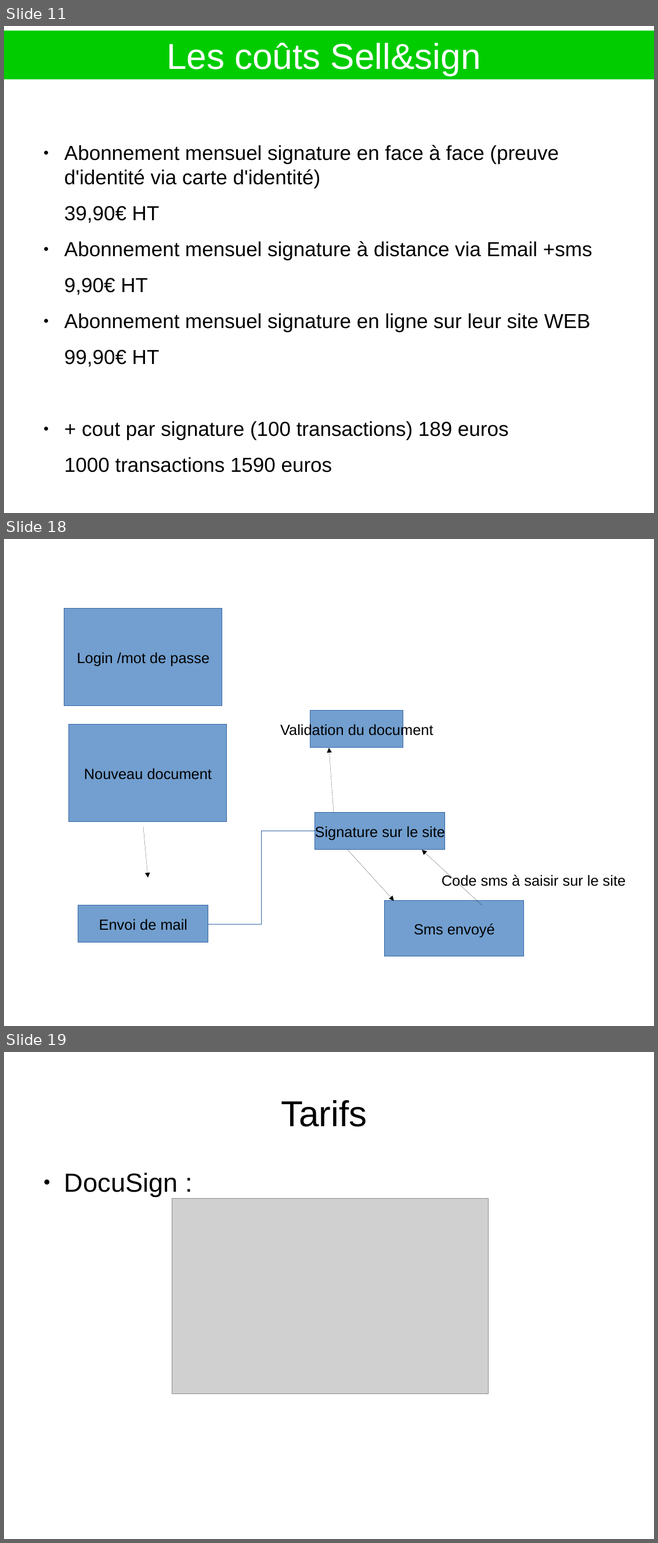
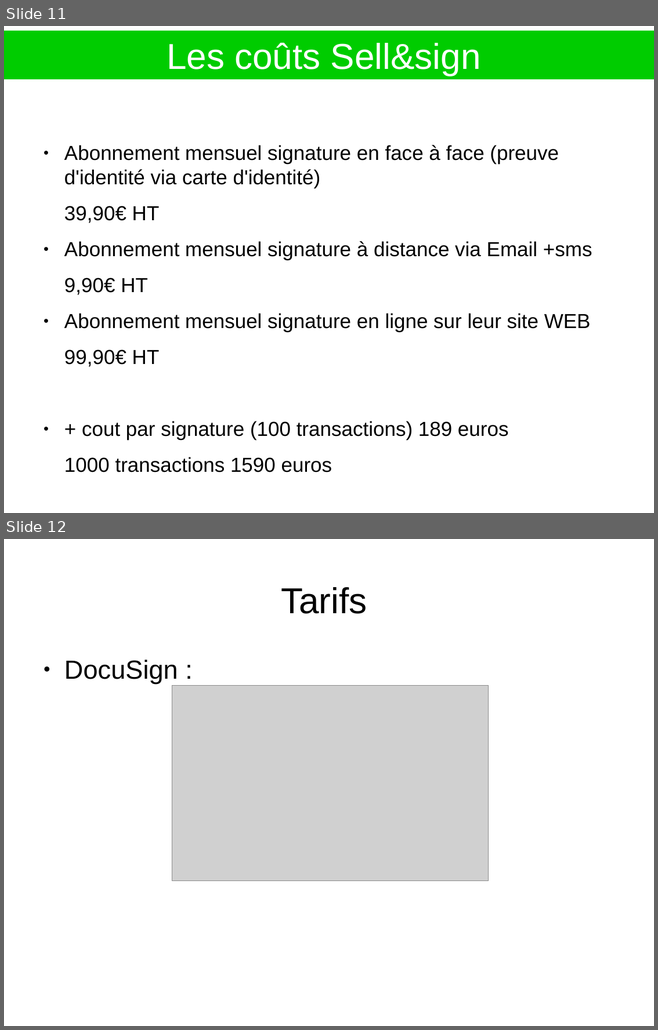
Before and after one commit to heylve/current, a slide deck: Presentations/SignatureElec.odp. Shown one above the other, each under a label of ours: slides 11, 18 and 19 before the commit, slides 11 and 12 after it; the slides between them are not shown. The pictures are 658x1543 and 658x1030 pixels, drawn with LibreOffice and Linux fonts; fonts in the diff are those of the drawing; grey boxes stand for pictures. Boxes give left, top, right and bottom in pixels: in the first picture for what was removed or moved away, otherwise in the second. Text is boxed around its words. In the diff, an @@ line names an element or a change of style, - is before the commit and + after.

```diff
--- a/Presentations/SignatureElec.odp
+++ b/Presentations/SignatureElec.odp
@@ slide 18 removed at (4,539,654,1026), background #FFFFFF @@
@@ rectangle removed at (64,609,222,706) @@
-Login /mot de passe
@@ rectangle removed at (310,711,403,748) @@
-Validation du document
@@ rectangle removed at (69,725,227,822) @@
-Nouveau document
@@ arrow removed from (333, 813) to (329, 748) @@
@@ rectangle removed at (315,813,445,850) @@
-Signature sur le site
@@ arrow removed from (143, 827) to (148, 878) @@
@@ elbow line removed from (208, 925) to (315, 831) @@
@@ arrow removed from (348, 850) to (394, 901) @@
@@ arrow removed from (482, 906) to (422, 850) @@
@@ text removed at (441,874,625,889) @@
-Code sms à saisir sur le site
@@ rectangle removed at (385,901,524,957) @@
-Sms envoyé
@@ rectangle removed at (78,906,208,943) @@
-Envoi de mail
@@ what was slide 19 is now slide 12 @@
```
Also in this commit, not shown: 2 slides changed, 6 other slides removed, 3 other files.
